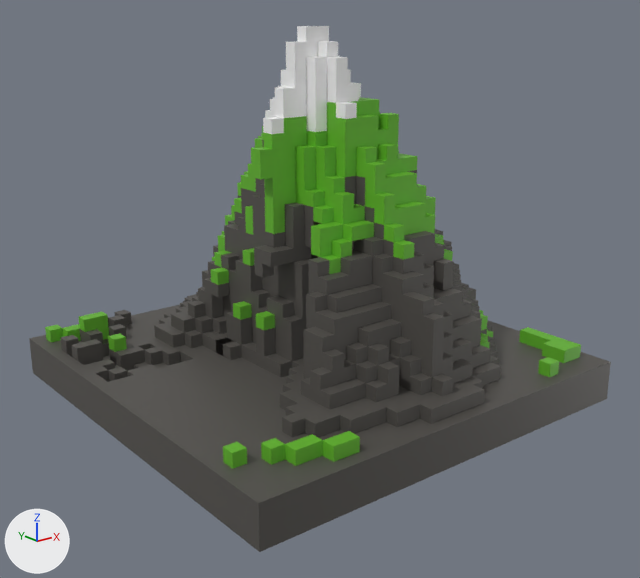
One commit to the glTF model public/mountain.gltf: the scene before it, then after it.
The view is the same before and after, from a 50 mm camera at (-39.5, -50.6, 28.0) aimed at (-0.4, -1.7, 8.4). Lighting does not change. The marker at lower left points along +X, +Y and +Z. Where no turn or scale is listed for an object, it has been applied to the vertices. Vertices at the same position are counted once.

In view in the first picture: 'Layer.1', 'ground'.
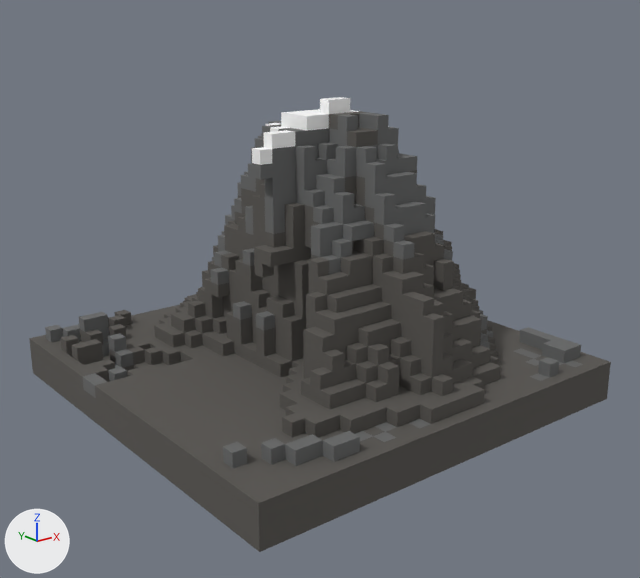
Location of each change, (x1, y1, x2, y2) in pixels of the pictures (640 x 578 px):
'Layer.1', reshaped (16% shorter)
    before: (45, 26, 581, 469)
    after: (45, 97, 581, 469)
part 1 of me_mesh_1, cut back
    before: (263, 26, 399, 177)
    after: (269, 98, 366, 160)
part 2 of me_mesh_1, surface changed (green to grey)
    both: (45, 126, 581, 469)

Edits to the bpy script that builds the scene:
```text
Change me_mesh_1:
    used by ob_layer_1; location = (0.0, 0.0, 0.0)
    remove me_mesh_1.from_pydata(...)  # 3089 vertices, 7520 faces; spans x -15.0..15.0, y -15.0..15.0, z 3.0..27.0
    add me_mesh_1.from_pydata(...)  # 2944 vertices, 7132 faces; spans x -15.0..15.0, y -15.0..15.0, z 3.0..22.0
    me_mesh_1 part 1: 177 vertices removed from x -4.0..5.0, y -4.0..4.0, z 18.0..27.0; 32 vertices added at x 0.0..3.0, y -2.0..3.0, z 16.0..22.0
    me_mesh_1 part 2: 1828 kept faces spanning x -15.0..15.0, y -15.0..15.0, z 3.0..22.0 get new texture (UV) coordinates
```
